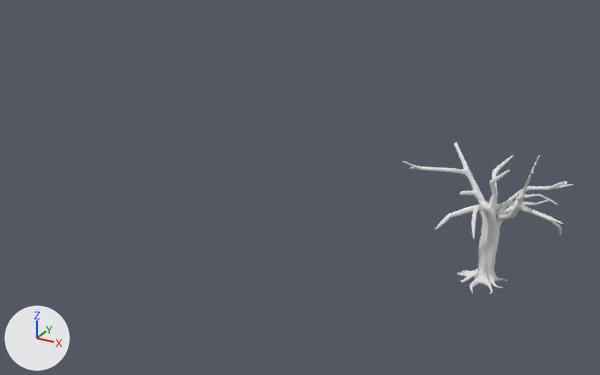
The FBX model Assets/__Feneco/FBX/Trees.fbx: old version first, new version second.
Rendered twice from a camera (50 mm lens) standing at (5.81, -22.4, 12.88) and looking at (-6.34, -0.3, 1.83). The axes (+X, +Y, +Z) are drawn at lower left. The lights are the same throughout. Where no turn or scale is listed for an object, it has been applied to the vertices.

Before the edit, the objects in view are built like this:
```python
me_drytree_01 = bpy.data.meshes.new('DryTree 01')
me_drytree_01.from_pydata(...)  # 4115 vertices, 8226 faces; spans x -2.67..2.37, y -2.97..1.6, z -0.14..5.02
me_drytree_01.materials.append(mat_drytree)  # white #e7e7e7
ob_drytree_01 = bpy.data.objects.new('DryTree 01', me_drytree_01)
ob_drytree_01.location = (0.0, 0.0, 0.0)
```
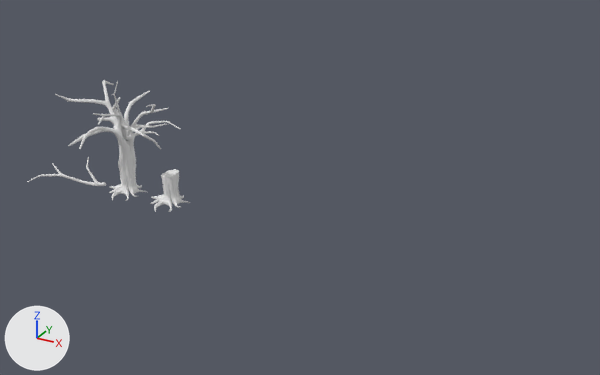
Commit message: New DryTrees

Patch to the scene script:
```diff
--- a/Assets/__Feneco/FBX/Trees.fbx.py
+++ b/Assets/__Feneco/FBX/Trees.fbx.py
@@ mat_drytree02 @@
+mat_drytree02 = principled_material('DryTree02')
+mat_drytree02.base_color = (0.8, 0.8, 0.8)  # white #e7e7e7
+mat_drytree02.roughness = 1.0
@@ me_drytree_02 @@
+me_drytree_02.from_pydata(...)  # 3893 vertices, 3893 faces; spans x -0.87..0.66, y -0.86..0.63, z -0.13..1.17
+me_drytree_02.materials.append(mat_drytree02)  # white #e7e7e7
@@ me_drybranch_01_001 @@
+me_drybranch_01_001.from_pydata(...)  # 1431 vertices, 1429 faces; spans x -2.39..0.03, y -1.66..0.45, z -0.14..0.78
+me_drybranch_01_001.materials.append(mat_drytree)  # white #e7e7e7
@@ ob_drytree_01 @@
 ob_drytree_01 = bpy.data.objects.new('DryTree 01', me_drytree_01)
-ob_drytree_01.location = (0.0, 0.0, 0.0)
+ob_drytree_01.location = (-13.96, 0.0, 0.0)
@@ ob_drytree_02 @@
+ob_drytree_02 = bpy.data.objects.new('DryTree 02', me_drytree_02)
+ob_drytree_02.location = (-11.95, 0.0, 0.0)
@@ ob_drybranch_01 @@
+ob_drybranch_01 = bpy.data.objects.new('DryBranch 01', me_drybranch_01_001)
+ob_drybranch_01.location = (-15.17, 0.0, 0.0)
```

What differs and where, as boxes [x1, y1, x2, y2] in the pictures (600 x 375 px):
'DryTree 01', moved: before [403, 142, 573, 294]; after [55, 80, 180, 201]
'DryTree 02', added: after [151, 169, 190, 212]
'DryBranch 01', added: after [28, 157, 106, 186]
